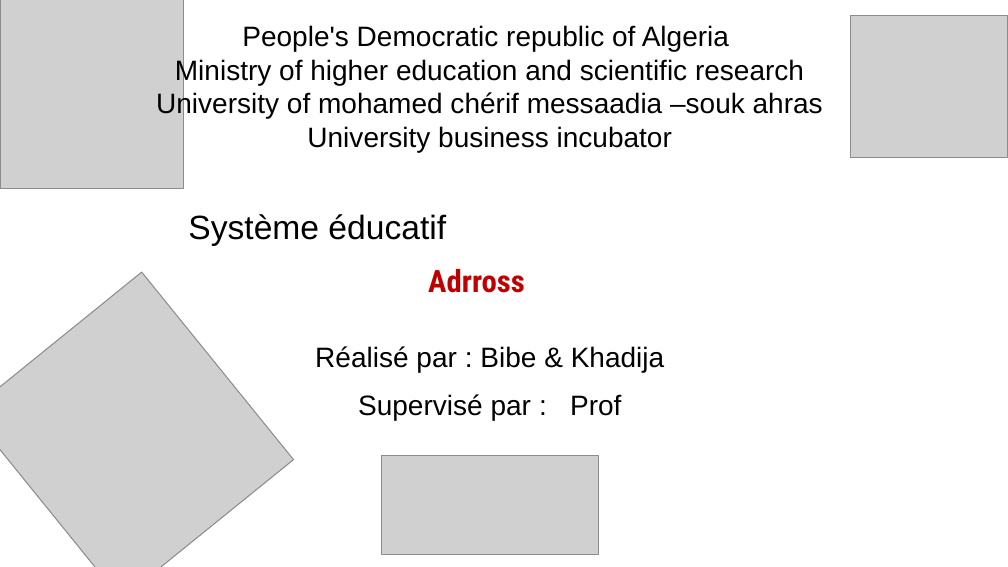
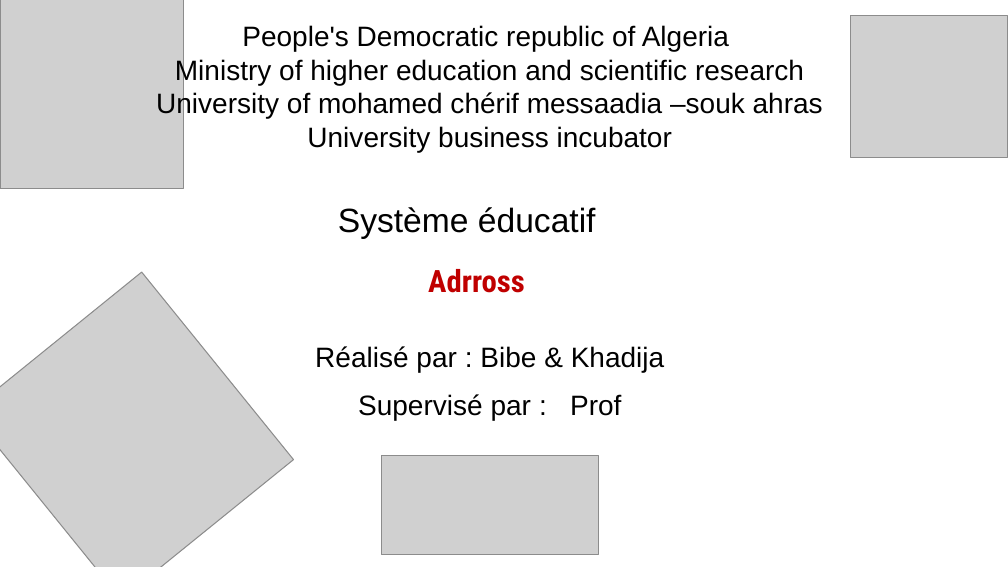
Before and after one commit to TouradGithub/education_system, a slide deck: slide 1 of presentation.pptx. Drawn at 1008x567 pixels with LibreOffice and Linux fonts; fonts in the diff are those of the drawing; grey boxes stand for pictures. Boxes give left, top, right and bottom in pixels: in the first picture for what was removed or moved away, otherwise in the second. Text is boxed around its words. In the diff, an @@ line names an element or a change of style, - is before the commit and + after.

```diff
--- a/presentation.pptx
+++ b/presentation.pptx
@@ text "Système éducatif": place and size @@
-text "Système éducatif" at (188,214,446,246)
+text "Système éducatif" at (338,207,596,239)
@@ text "Système éducatif" at (338,207,596,239): alignment left to centre @@
```
Also in this commit, not shown: 3 other slides changed, 5 slides added, 7 slides removed, 1 other file.
